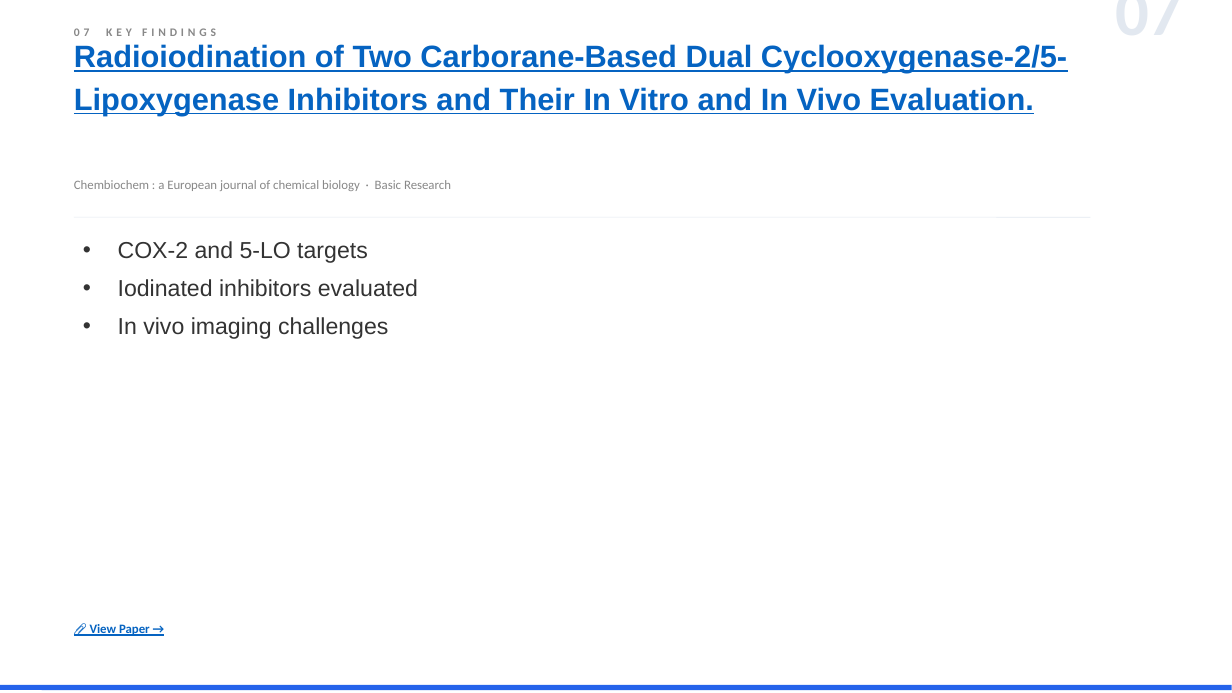
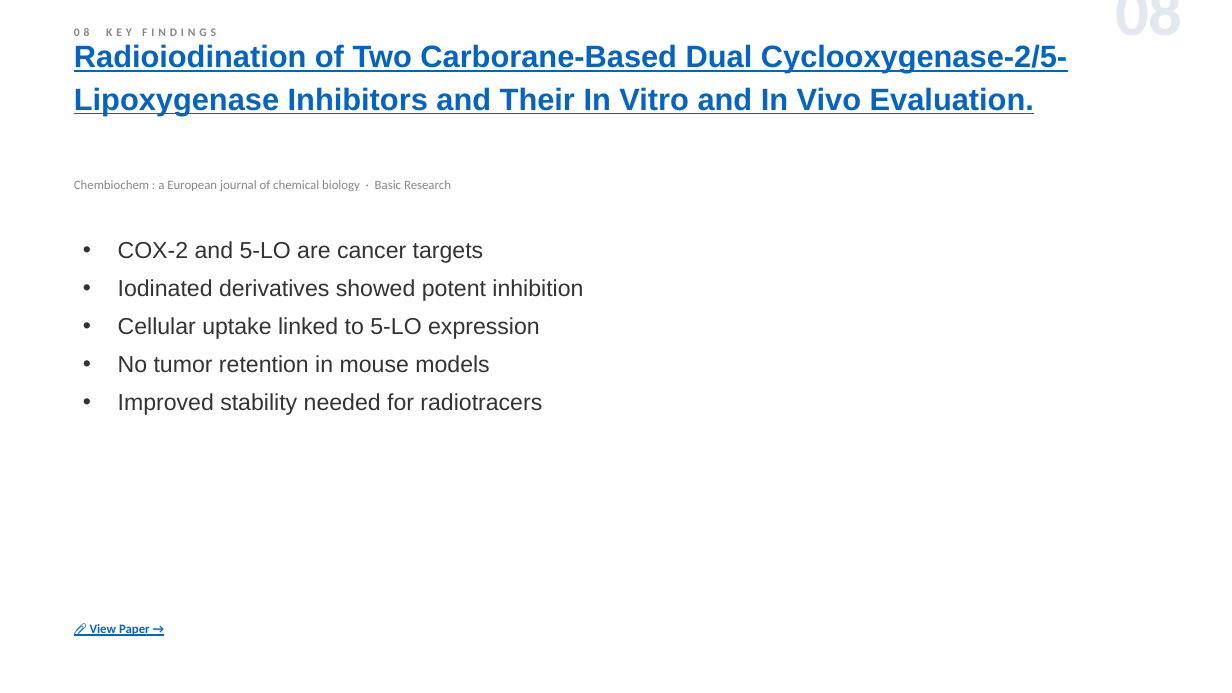
Before and after one commit to jejenhu-maker/colorectal-weekly-digest, a slide deck: slide 10 of docs/digest-en.pptx (slide 9 before the commit). Drawn at 1232x693 pixels with LibreOffice and Linux fonts; fonts in the diff are those of the drawing. Boxes give left, top, right and bottom in pixels: in the first picture for what was removed or moved away, otherwise in the second. Text is boxed around its words. In the diff, an @@ line names an element or a change of style, - is before the commit and + after.

```diff
--- a/docs/digest-en.pptx
+++ b/docs/digest-en.pptx
@@ text at (74,28,216,36): text changed @@
-07 KEY FINDINGS
+08 KEY FINDINGS
@@ text removed at (924,9,1183,9) @@
-07
@@ text added at (924,9,1183,9), 52 pt, text #E2E8F0, bold @@
+08
@@ line removed from (74, 217) to (1091, 217) @@
@@ text at (118,241,583,415): text changed @@
-• COX-2 and 5-LO targets
-• Iodinated inhibitors evaluated
-• In vivo imaging challenges
+• COX-2 and 5-LO are cancer targets
+• Iodinated derivatives showed potent inhibition
+• Cellular uptake linked to 5-LO expression
+• No tumor retention in mouse models
+• Improved stability needed for radiotracers
@@ line removed from (0, 688) to (1232, 688) @@
```
Also in this commit, not shown: 11 other slides changed, 2 slides added, 2 slides removed, 3 other files.
